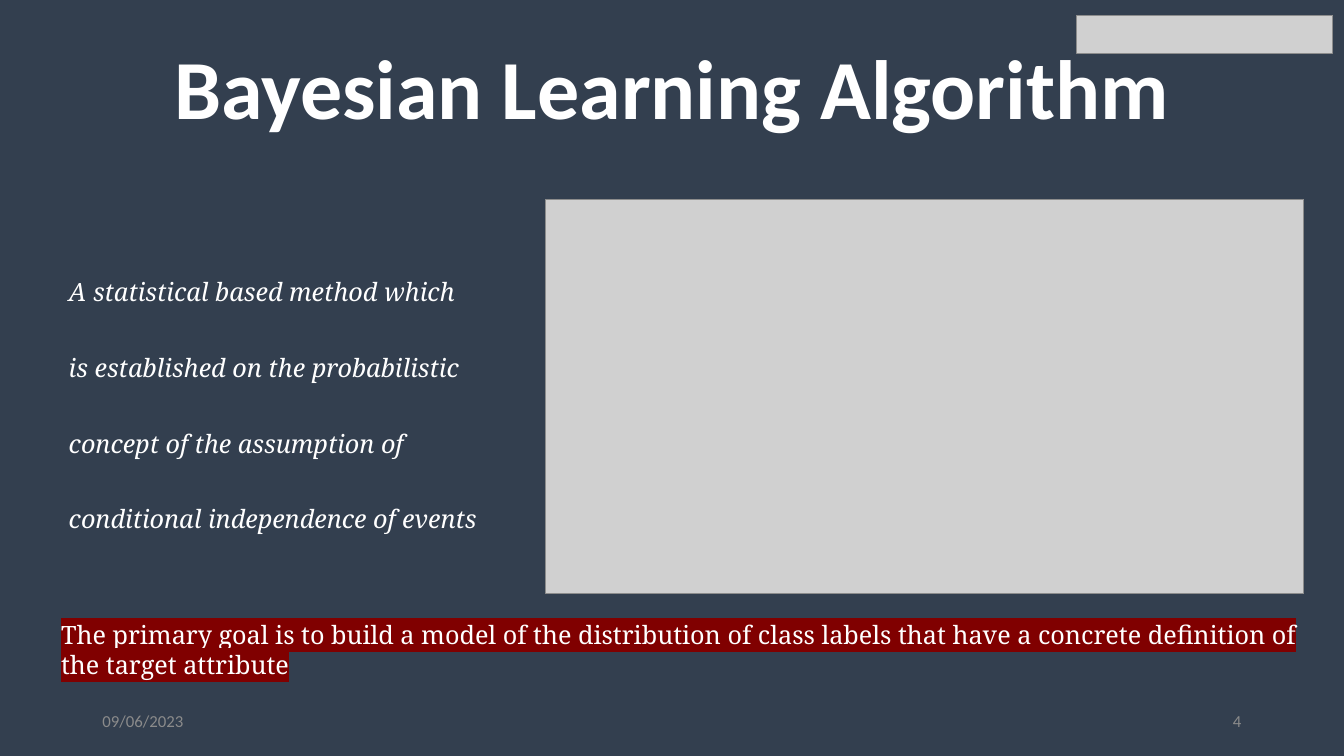
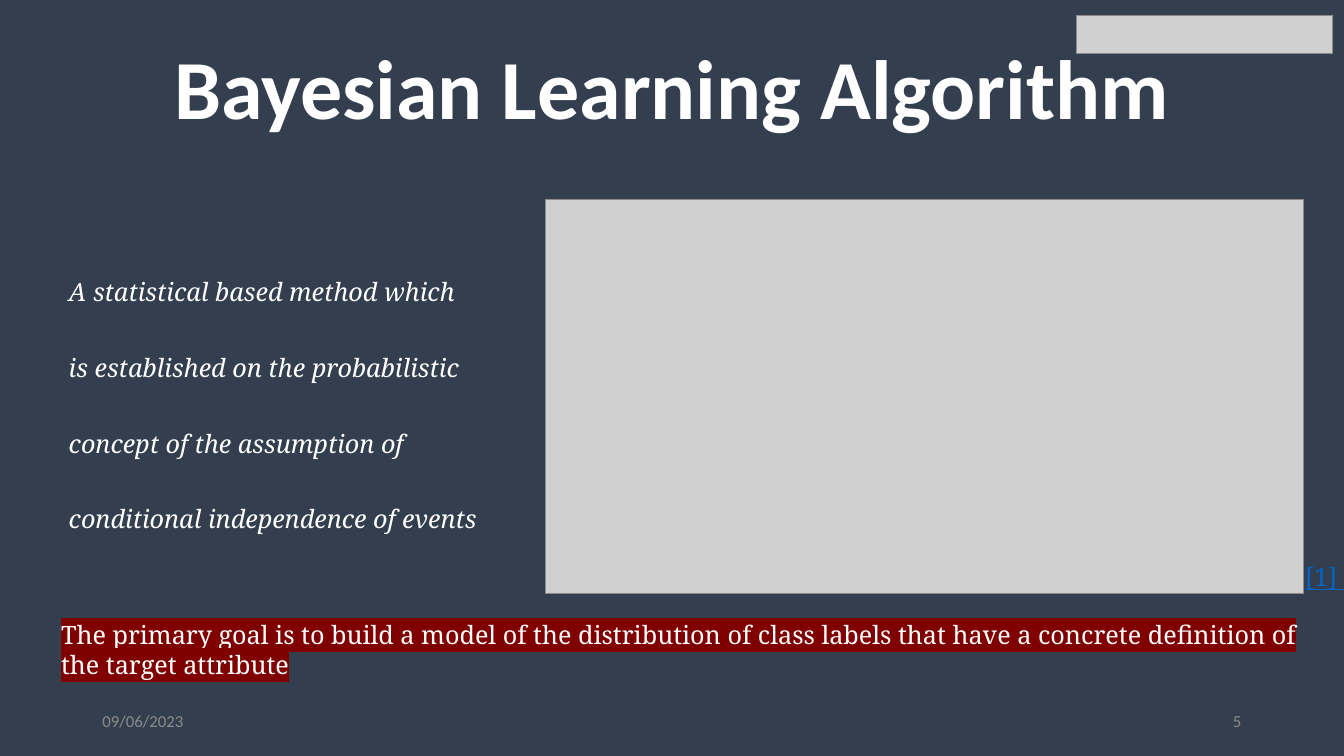
Before and after one commit to Stephaaniee/Machine-Learning, a slide deck: slide 5 of Submission Folder/NaiveBayes.pptx (slide 4 before the commit). Drawn at 1344x756 pixels with LibreOffice and Linux fonts; fonts in the diff are those of the drawing; grey boxes stand for pictures; background and template pictures are left out. Boxes give left, top, right and bottom in pixels: in the first picture for what was removed or moved away, otherwise in the second. Text is boxed around its words. In the diff, an @@ line names an element or a change of style, - is before the commit and + after.

```diff
--- a/Submission Folder/NaiveBayes.pptx
+++ b/Submission Folder/NaiveBayes.pptx
@@ text added at [1305,567,1337,590], 18 pt, text #0563C1, underline @@
+[1]
@@ page number at [1233,716,1241,727]: text changed @@
-4
+5
```
Also in this commit, not shown: 7 other slides changed, 1 slide added, 4 other files.
